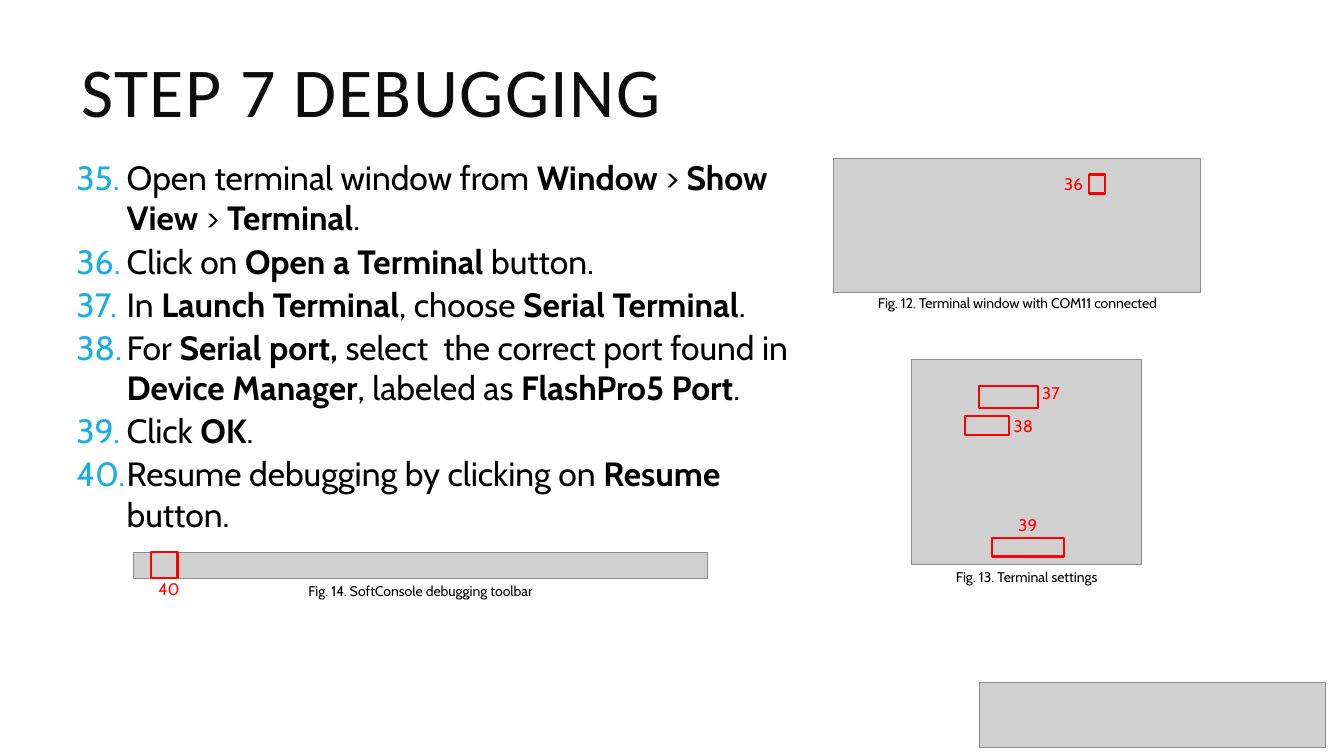
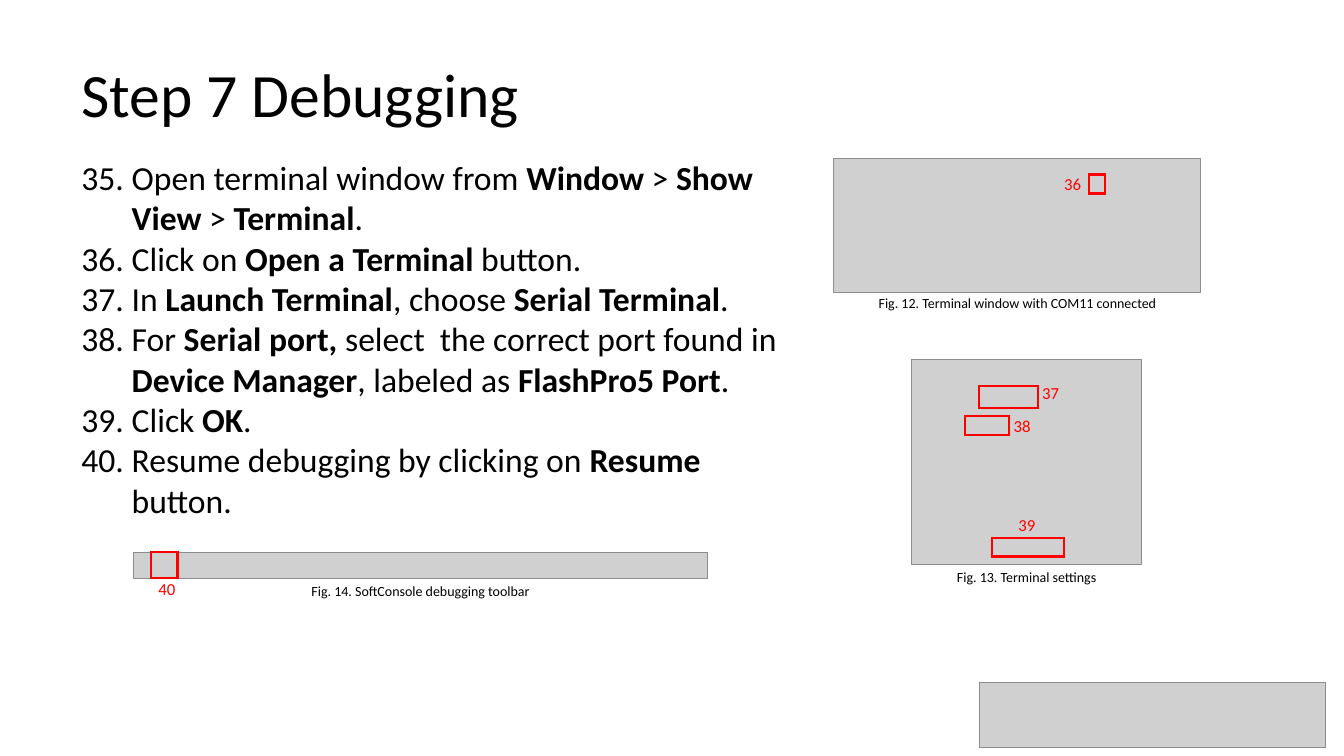
Before and after one commit to cheevang6/RISC-V_FreeRTOS_Computer_Vision, a slide deck: slide 9 of RISCV FreeRTOS IGLOO2 Tutorial.pptx (slide 8 before the commit). Drawn at 1344x756 pixels with LibreOffice and Linux fonts; fonts in the diff are those of the drawing; grey boxes stand for pictures. Boxes give left, top, right and bottom in pixels: in the first picture for what was removed or moved away, otherwise in the second. Text is boxed around its words. In the diff, an @@ line names an element or a change of style, - is before the commit and + after.

```diff
--- a/RISCV FreeRTOS IGLOO2 Tutorial.pptx
+++ b/RISCV FreeRTOS IGLOO2 Tutorial.pptx
@@ title at <box>81,74,519,128</box>: text changed; size 50 to 44 pt; text colour #0D0D0D to #000000 @@
-STEP 7 DEBUGGING
+Step 7 Debugging
@@ text "Open terminal window from Window ..." at <box>132,166,776,514</box>: font Cabin to Calibri; less space between paragraphs @@
@@ font Cabin to Calibri in 8 elements at <box>1064,178,1081,190</box>, <box>879,298,1156,311</box>, <box>1014,420,1031,432</box>, <box>1042,388,1059,399</box>, <box>1018,520,1035,531</box>, <box>957,572,1097,585</box>, <box>311,586,529,599</box>, <box>158,584,175,595</box> @@
```
Also in this commit, not shown: 8 other slides changed, 1 slide added, 2 other files.
